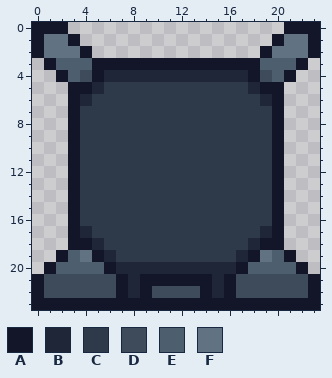
One commit to this pixel-art sprite: Graphics/Atlases/Gameplay/objects/CommunalHelper/stationBlock/blocks/alt_block_button.png. This is how it looked before the edit.
The file is 24x24 pixels. Colours within 5 levels of each other are drawn and written as one.
Palette (. is transparent): A #121628  B #1f2638  C #2e3949  D #3d4b5a  E #4d5f6e  F #617283
Pixels before, first column x 0:
 0 AAA..................AAA
 1 AFFA................AFFA
 2 AFFFA..............AFFFA
 3 .AEEEAAAAAAAAAAAAAAEEEA.
 4 ..AEDABBBBBBBBBBBBADEA..
 5 ...AABCCCCCCCCCCCCBAA...
 6 ...ABCCCCCCCCCCCCCCBA...
 7 ...ACCCCCCCCCCCCCCCCA...
 8 ...ACCCCCCCCCCCCCCCCA...
 9 ...ACCCCCCCCCCCCCCCCA...
10 ...ACCCCCCCCCCCCCCCCA...
11 ...ACCCCCCCCCCCCCCCCA...
12 ...ACCCCCCCCCCCCCCCCA...
13 ...ACCCCCCCCCCCCCCCCA...
14 ...ACCCCCCCCCCCCCCCCA...
15 ...ACCCCCCCCCCCCCCCCA...
16 ...ACCCCCCCCCCCCCCCCA...
17 ...ABCCCCCCCCCCCCCCBA...
18 ...AABCCCCCCCCCCCCBAA...
19 ..AEFABCCCCCCCCCCBAFEA..
20 .AEEEEABBBBBBBBBBAEEEEA.
21 ADDDDDDABAAAAAABADDDDDDA
22 ADDDDDDABADDDDABADDDDDDA
23 AAAAAAAAAAAAAAAAAAAAAAAA
New version:
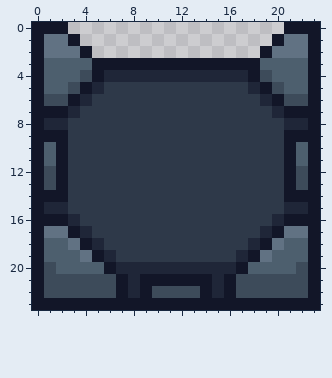
Log entry: Added and implemented allowWavedash attribute to StationBlock
Diff:
y 3: x 0..1 .A -> AE; x 22..23 A. -> EA
y 4: x 0..2 ..A -> AEE; x 21..23 A.. -> EEA
y 5: x 0..3 ...A -> AEED; x 20..23 A... -> DEEA
y 6: x 0..2 ... -> ADD; x 21..23 ... -> DDA
y 7: x 0..3 ...A -> AAAB; x 20..23 A... -> BAAA
y 8: x 0..3 ...A -> ABBC; x 20..23 A... -> CBBA
y 9: x 0..3 ...A -> AAAC; x 20..23 A... -> CAAA
y 10..11: x 0..3 ...A -> AEAC; x 20..23 A... -> CAEA
y 12..13: x 0..3 ...A -> ADAC; x 20..23 A... -> CADA
y 14: x 0..3 ...A -> AAAC; x 20..23 A... -> CAAA
y 15: x 0..3 ...A -> ABBC; x 20..23 A... -> CBBA
y 16: x 0..3 ...A -> AAAB; x 20..23 A... -> BAAA
y 17: x 0..2 ... -> AFF; x 21..23 ... -> FFA
y 18: x 0..3 ...A -> AEEF; x 20..23 A... -> FEEA
y 19: x 0..2 ..A -> AEE; x 21..23 A.. -> EEA
y 20: x 0..1 .A -> AD; x 22..23 A. -> DA
Boxes around the changes in both pictures, in picture pixels (x1, y1, x2, y2):
changed: (32, 58, 80, 274)
changed: (272, 58, 320, 274)
